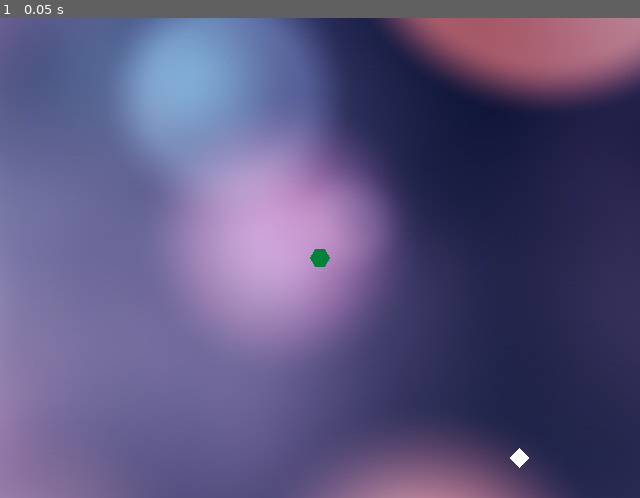
Above: before the commit, frame 1.
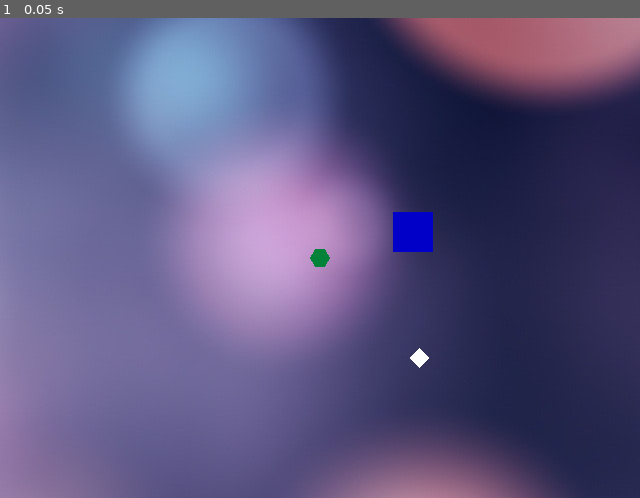
Above: after the commit, the same moment.

Repository: rikkiprince/ggj19-yyc-home
Game: Godot game, scene res://MainScene.tscn
The game is run twice, just before and just after one commit, with the same random seed, the same clock (stepped at 60 frames per second) and the same inputs.
Inputs:
- Up to frame 1 (0.05 s): no input

The runs differ from the first frame. In frame 1, 0.7% of the frame differs, in the area x 61-83%, y 40-94%.

Commit message:
adding obstacles, collision bounces

Diff:
--- a/godot-project/MainScene.tscn
+++ b/godot-project/MainScene.tscn
@@ -1,10 +1,11 @@
-[gd_scene load_steps=6 format=2]
+[gd_scene load_steps=7 format=2]
 
 [ext_resource path="res://MainScene.gd" type="Script" id=1]
 [ext_resource path="res://blurred-blurry-bokeh-220118.jpg" type="Texture" id=2]
 [ext_resource path="res://Player/Player.tscn" type="PackedScene" id=3]
 [ext_resource path="res://PowerUp/PowerUp.tscn" type="PackedScene" id=4]
 [ext_resource path="res://ambient-guitar-music.ogg" type="AudioStream" id=5]
+[ext_resource path="res://Obstacle.tscn" type="PackedScene" id=6]
 
 [node name="MainScene" type="Node" index="0"]
 
@@ -19,7 +20,7 @@
 
 [node name="PowerUp" parent="." index="2" instance=ExtResource( 4 )]
 
-position = Vector2( 200, 200 )
+position = Vector2( 100, 100 )
 _sections_unfolded = [ "Transform" ]
 
 [node name="Music" type="AudioStreamPlayer" parent="." index="3"]
@@ -30,3 +31,9 @@
 autoplay = true
 mix_target = 0
 bus = "Master"
+
+[node name="Obstacle" parent="." index="4" instance=ExtResource( 6 )]
+
+position = Vector2( 93.3942, -26.2202 )
+scale = Vector2( 2, 2 )
+_sections_unfolded = [ "Transform" ]
--- /dev/null
+++ b/godot-project/Obstacle.tscn
@@ -0,0 +1,34 @@
+[gd_scene format=2]
+
+[node name="Obstacle" type="Node2D"]
+
+[node name="StaticBody2D" type="StaticBody2D" parent="." index="0"]
+
+input_pickable = false
+collision_layer = 1
+collision_mask = 1
+constant_linear_velocity = Vector2( 0, 0 )
+constant_angular_velocity = 0.0
+friction = 1.0
+bounce = 0.0
+
+[node name="CollisionPolygon2D" type="CollisionPolygon2D" parent="StaticBody2D" index="0"]
+
+build_mode = 0
+polygon = PoolVector2Array( -10, -10, 10, -10, 10, 10, -10, 10 )
+one_way_collision = true
+
+[node name="Polygon2D" type="Polygon2D" parent="StaticBody2D" index="1"]
+
+polygon = PoolVector2Array( -10, -10, -10, 10, 10, 10, 10, -10 )
+uv = PoolVector2Array(  )
+color = Color( 0.00616455, 0, 0.789062, 1 )
+vertex_colors = PoolColorArray(  )
+offset = Vector2( 0, 0 )
+antialiased = false
+texture = null
+texture_offset = Vector2( 0, 0 )
+texture_scale = Vector2( 1, 1 )
+texture_rotation_degrees = 0.0
+invert_enable = false
+invert_border = 100.0
--- /dev/null
+++ b/godot-project/Player/KinematicBody2D.gd
@@ -0,0 +1,33 @@
+extends KinematicBody2D
+
+const MOTION_SPEED = 200
+#var JOYPAD_SENSITIVITY = 5
+const JOYPAD_DEADZONE = 0.50
+var joypad_vec
+
+func _ready():
+	joypad_vec = Vector2(0,0)
+
+func _physics_process(delta):
+#	if collision_info:
+#		velocity = velocity.bounce(collision_info.normal)
+	var newjoypad_vec = Vector2(Input.get_joy_axis(0, 0), Input.get_joy_axis(0, 1))
+
+	# Only change the joypad_vec if it's outside the deadzone
+	# no normalization
+	# this means the player can speed up or go back to a slower speed
+	if newjoypad_vec.length() > JOYPAD_DEADZONE:
+		joypad_vec = newjoypad_vec
+
+	# Only change the joypad_vec if it's outside the deadzone
+#	if newjoypad_vec.length() > JOYPAD_DEADZONE:
+		# kinda janky but this code is the reason
+#		joypad_vec = newjoypad_vec.normalized() * ((newjoypad_vec.length() - JOYPAD_DEADZONE) / (1 - JOYPAD_DEADZONE))
+
+#	move_and_slide(joypad_vec*delta*MOTION_SPEED)
+	var collision_info = move_and_collide(joypad_vec * delta*MOTION_SPEED)
+	# this currently bounces off everything, should be just obstacles
+	if (collision_info != null):
+		print(collision_info.collider)
+		joypad_vec = joypad_vec.bounce(collision_info.normal)
+		# also reduce stamina
--- a/godot-project/Player/Player.gd
+++ b/godot-project/Player/Player.gd
@@ -9,17 +9,4 @@
 	joypad_vec = Vector2(0,0)
 
 func _physics_process(delta):
-	var newjoypad_vec = Vector2(Input.get_joy_axis(0, 0), Input.get_joy_axis(0, 1))
-
-	# Only change the joypad_vec if it's outside the deadzone
-	# no normalization
-	# this means the player can speed up or go back to a slower speed
-	if newjoypad_vec.length() > JOYPAD_DEADZONE:
-		joypad_vec = newjoypad_vec
-
-	# Only change the joypad_vec if it's outside the deadzone
-#	if newjoypad_vec.length() > JOYPAD_DEADZONE:
-		# kinda janky but this code is the reason
-#		joypad_vec = newjoypad_vec.normalized() * ((newjoypad_vec.length() - JOYPAD_DEADZONE) / (1 - JOYPAD_DEADZONE))
-
-	get_node("KinematicBody2D").move_and_slide(joypad_vec*delta*MOTION_SPEED)
+	pass
--- a/godot-project/Player/Player.tscn
+++ b/godot-project/Player/Player.tscn
@@ -1,6 +1,7 @@
-[gd_scene load_steps=4 format=2]
+[gd_scene load_steps=5 format=2]
 
 [ext_resource path="res://Player/Player.gd" type="Script" id=1]
+[ext_resource path="res://Player/KinematicBody2D.gd" type="Script" id=2]
 
 [sub_resource type="GDScript" id=1]
 
@@ -16,7 +17,7 @@
 custom_solver_bias = 0.0
 radius = 9.0
 
-[node name="Player" type="Node2D"]
+[node name="Player" type="Node2D" index="0"]
 
 script = ExtResource( 1 )
 
@@ -26,6 +27,7 @@
 collision_layer = 1
 collision_mask = 1
 collision/safe_margin = 0.08
+script = ExtResource( 2 )
 _sections_unfolded = [ "Collision", "Pickable", "collision" ]
 
 [node name="Polygon2D" type="Polygon2D" parent="KinematicBody2D" index="0"]
--- /dev/null
+++ b/godot-project/PowerUp/KinematicBody2D.gd
@@ -0,0 +1,4 @@
+extends KinematicBody2D
+
+func _ready():
+	pass
--- a/godot-project/PowerUp/PowerUp.tscn
+++ b/godot-project/PowerUp/PowerUp.tscn
@@ -1,13 +1,23 @@
-[gd_scene load_steps=2 format=2]
+[gd_scene load_steps=3 format=2]
+
+[ext_resource path="res://PowerUp/KinematicBody2D.gd" type="Script" id=1]
 
 [sub_resource type="CircleShape2D" id=1]
 
 custom_solver_bias = 0.0
 radius = 7.5
 
-[node name="PowerUp" type="Node2D"]
+[node name="PowerUp" type="Node2D" index="0"]
 
-[node name="Polygon2D" type="Polygon2D" parent="." index="0"]
+[node name="PowerUpKin" type="KinematicBody2D" parent="." index="0"]
+
+input_pickable = false
+collision_layer = 1
+collision_mask = 1
+collision/safe_margin = 0.08
+script = ExtResource( 1 )
+
+[node name="PowerUpPoly2D" type="Polygon2D" parent="PowerUpKin" index="0"]
 
 polygon = PoolVector2Array( 0, 10, -10, 0, 0, -10, 10, 0 )
 uv = PoolVector2Array(  )
@@ -22,16 +32,6 @@
 invert_enable = false
 invert_border = 100.0
 
-[node name="StaticBody2D" type="StaticBody2D" parent="." index="1"]
-
-input_pickable = false
-collision_layer = 1
-collision_mask = 1
-constant_linear_velocity = Vector2( 0, 0 )
-constant_angular_velocity = 0.0
-friction = 1.0
-bounce = 0.0
-
-[node name="CollisionShape2D" type="CollisionShape2D" parent="StaticBody2D" index="0"]
+[node name="PowerUpColl2D" type="CollisionShape2D" parent="PowerUpKin" index="1"]
 
 shape = SubResource( 1 )
